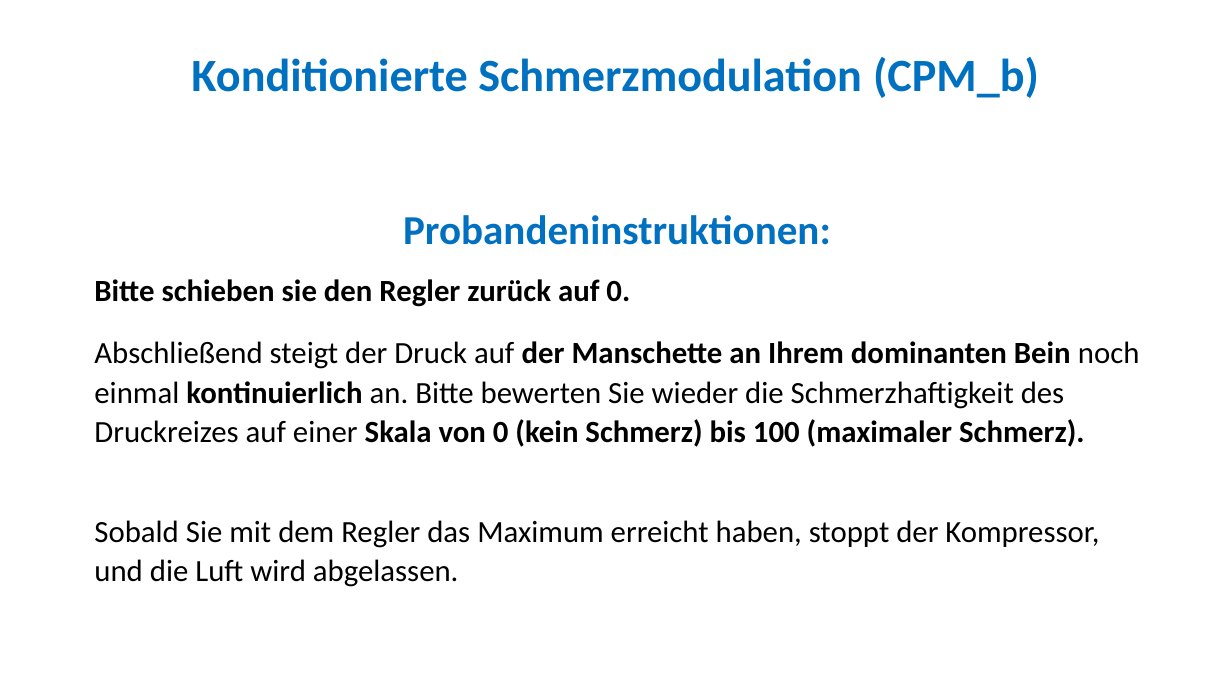
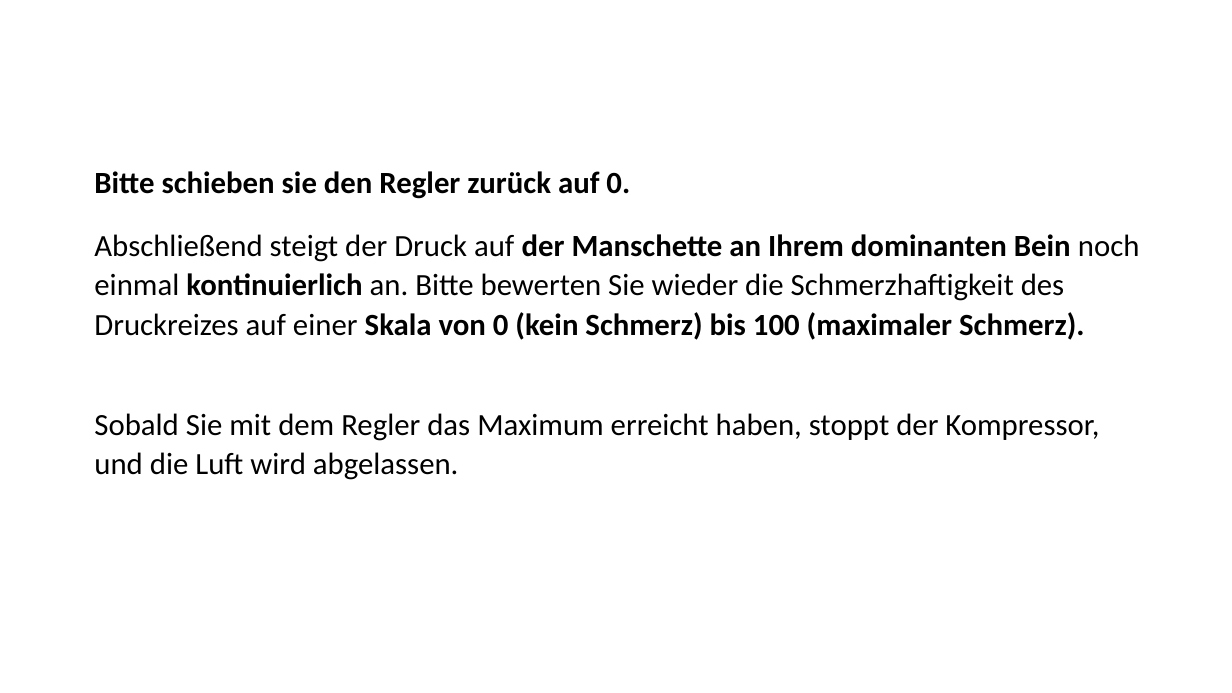
Before and after one commit to LabBench-Society/Protocols.Beta, a slide deck: slide 8 of docs/heidelberg.schmerz.superNova.v2/CPAInstructions.pptx. Drawn at 1232x693 pixels with LibreOffice and Linux fonts; fonts in the diff are those of the drawing. Boxes give left, top, right and bottom in pixels: in the first picture for what was removed or moved away, otherwise in the second. Text is boxed around its words. In the diff, an @@ line names an element or a change of style, - is before the commit and + after.

```diff
--- a/docs/heidelberg.schmerz.superNova.v2/CPAInstructions.pptx
+++ b/docs/heidelberg.schmerz.superNova.v2/CPAInstructions.pptx
@@ text removed at bbox=[191, 57, 1039, 98] @@
-Konditionierte Schmerzmodulation (CPM_b)
@@ text "Bitte schieben sie den Regler ...": place and size @@
-text "Bitte schieben sie den Regler ..." at bbox=[94, 215, 1140, 587]
+text "Bitte schieben sie den Regler ..." at bbox=[94, 171, 1140, 480]
@@ text at bbox=[403, 215, 831, 245]: paragraph removed @@
-Probandeninstruktionen:
```
Also in this commit, not shown: 12 other files.
